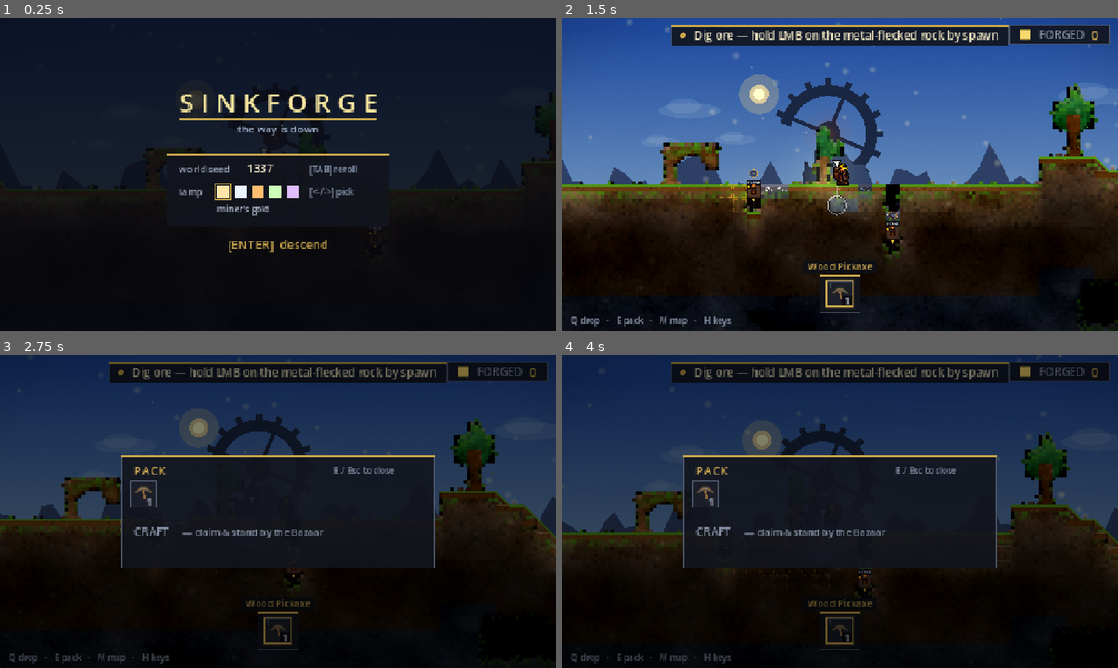
Above: before the commit, frames 1-4 (two rows, left to right).
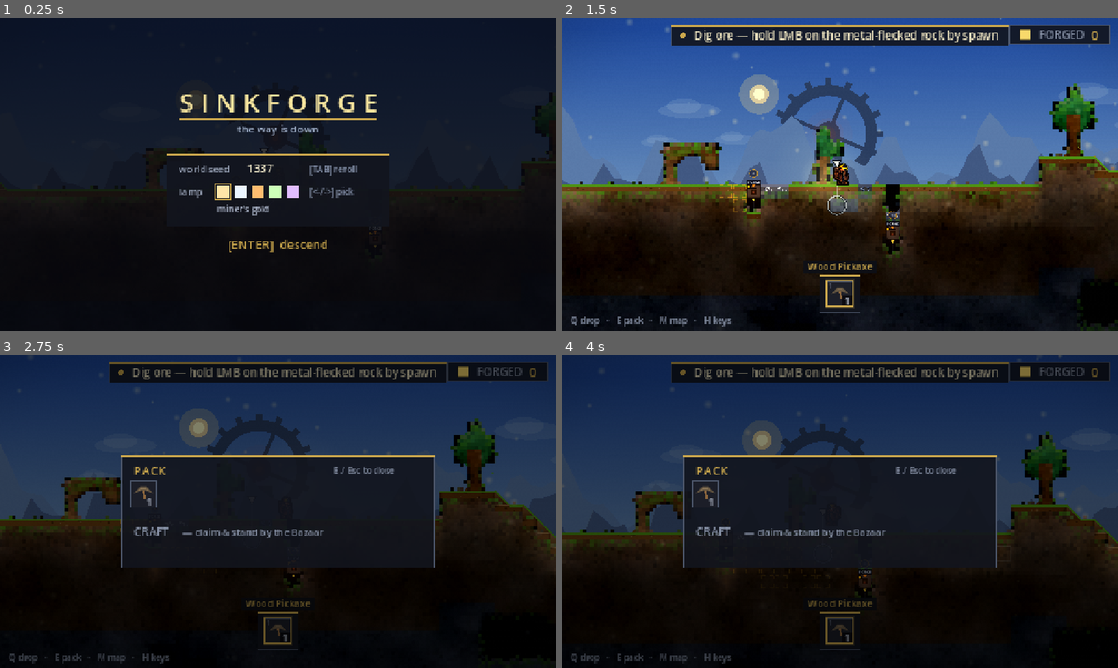
Above: after the commit, the same moments.

Repository: teohondascully/sinkforge
Game: Godot game, scene res://scenes/main.tscn
The game is run twice, just before and just after one commit, with the same random seed, the same clock (stepped at 60 frames per second) and the same inputs.
Inputs (mouse positions are in pixels of both pictures, inside the frame that each line leads up to):
- Up to frame 1 (0.25 s): no input
- Up to frame 2 (1.5 s): tap Enter at 0.5 s; move the mouse to (962, 158) at 0.52 s; hold D (sf_right) 0.53-1.25 s; right-click (962, 158) at 0.6 s; click (962, 158) at 0.67 s; tap Space (sf_jump) at 0.77, 1.07 s; drag from (728, 190) to (812, 237) at 1.27 s
- Up to frame 3 (2.75 s): move the mouse to (333, 442) at 2.02 s; hold D (sf_right) from 2.03 s (still down); tap E (sf_craft) at 2.1 s
- Up to frame 4 (4 s): release D (sf_right) at 2.75 s; drag from (812, 574) to (673, 464) at 2.77 s; tap Space (sf_jump) at 3.5, 3.77 s; move the mouse to (1006, 558) at 3.52 s; hold A (sf_left) from 3.53 s (still down); tap Mouse wheel up (sf_cycle_prev) at 3.6 s

The runs differ from the first frame. In frame 2, 4.6% of the frame differs, in the area x 0-100%, y 19-54%; in frame 3, 0.6%; in frame 4, 0.7%.

Commit message:
viz(sky): put real air between the ranges (A2)
With two ridgelines the backdrop still collapsed into cardboard on sky.
The far range was much darker than the sky behind it, which is the
opposite of what distance does to a thing, so the contrast read it as
NEAR and the scene had no middle at all — the flattest part of a picture
the developer described as flat.

A third, farthest range now sits almost in the sky's own value, and the
aerial-perspective lerp is both stronger and much steeper across the set.
Steepness is the point: an even haze over all three would only make one
flat plane paler, where a gradient across them IS the depth. The nearest
range keeps its near-black silhouette and, with real air in front of it,
finally reads as the thing closest to you rather than as more of the
same.

The Sinkforge crown moved with them. It sits at a parallax factor between
the far and mid ranges, so once those gained perspective its old
near-unhazed black stopped reading as distance and started reading as a
sticker on the sky. It takes less haze than an equidistant hill would —
it is the landmark and should stay the most present thing on the horizon
— but it now stands in the same air as everything around it.

Harness 26/26.

Diff:
--- a/scenes/sky_painter.gd
+++ b/scenes/sky_painter.gd
@@ -100,7 +100,13 @@
 			x += 24.0
 		pts.append(Vector2(view.end.x + 24.0, floor_y))
 		pts.append(Vector2(view.position.x, floor_y))
-		ci.draw_colored_polygon(pts, (ridge["color"] as Color).lerp(hor_c, dl * (0.42 - f * 0.5)))
+		# AERIAL PERSPECTIVE (#A2). The old falloff topped out near a third of the way to the sky, which
+		# is far too little air for a range on the horizon — every ridge stayed a hard dark cut-out and
+		# the backdrop had no depth to read. The curve is now both stronger and much steeper in the
+		# parallax factor, so the farthest range nearly dissolves into the sky while the nearest stays a
+		# silhouette. Steepness is the point: an even haze across all three would only make one flat
+		# plane paler, where a gradient across them is the depth itself.
+		ci.draw_colored_polygon(pts, (ridge["color"] as Color).lerp(hor_c, dl * maxf(0.88 - f * 1.5, 0.0)))
 
 
 ## A soft filled ellipse (flat alpha — no scalloped edge, no overlap hotspot) — one lobe of a cloud lozenge.
@@ -125,8 +131,12 @@
 	var base_y: float = horizon + 30.0 + cam.y * (1.0 - f) * 0.30  # base seam just under the horizon
 	if cx < view.position.x - 360.0 * s or cx > view.end.x + 360.0 * s:
 		return
-	# Silhouette: darker + more present than the ridges (a solid mass), lightly hazed by daylight.
-	var sil: Color = Color(0.050, 0.058, 0.098).lerp(hor_c, dl * 0.28)
+	# Silhouette: darker + more present than the ridges (a solid mass), hazed by daylight. It sits at a
+	# parallax factor between the far and mid ranges, so once those gained real aerial perspective (#A2)
+	# its old near-unhazed black stopped reading as distance and started reading as a sticker pasted on
+	# the sky. It takes less haze than an equidistant hill would — it is the landmark, and it should stay
+	# the most present thing on the horizon — but it now stands in the same air as everything around it.
+	var sil: Color = Color(0.050, 0.058, 0.098).lerp(hor_c, dl * 0.44)
 	var pyl_top: float = base_y - 250.0 * s
 	# CHAINS: titanic catenaries hanging from the pylon shoulders (upper spans read above the hills).
 	for k: int in 2:
--- a/scenes/world_renderer.gd
+++ b/scenes/world_renderer.gd
@@ -24,9 +24,18 @@
 ## PARALLAX ridgeline layers: factor = how world-locked (1 = terrain speed, 0 = pinned
 ## to the camera — smaller reads further away), drop = px below the horizon band the ridge crests sit,
 ## amp = crest height. Far hills are lighter (atmospheric haze), near hills darker.
+##
+## THREE PLANES, NOT TWO (#A2). With two ranges the backdrop still collapsed into "cardboard on sky":
+## the far range was much darker than the sky behind it, which is the opposite of what distance does,
+## so high contrast read it as NEAR and the scene had no middle. A third, farthest range now sits
+## almost in the sky's own value, and SkyPainter's aerial-perspective lerp falls off far more steeply
+## across the set (see its ridge loop), so the three ranges land at clearly different distances instead
+## of three shades of the same one. The nearest range keeps its near-black silhouette — with real haze
+## in front of it, it finally reads as the thing closest to you rather than as more of the same.
 const RIDGES: Array[Dictionary] = [
-	{"factor": 0.22, "drop": 150.0, "amp": 150.0, "freq": 0.006, "color": Color(0.145, 0.165, 0.225)},
-	{"factor": 0.42, "drop": 55.0, "amp": 110.0, "freq": 0.010, "color": Color(0.062, 0.072, 0.112)},
+	{"factor": 0.12, "drop": 205.0, "amp": 185.0, "freq": 0.004, "color": Color(0.235, 0.290, 0.400)},
+	{"factor": 0.24, "drop": 150.0, "amp": 150.0, "freq": 0.006, "color": Color(0.145, 0.165, 0.225)},
+	{"factor": 0.44, "drop": 55.0, "amp": 110.0, "freq": 0.010, "color": Color(0.062, 0.072, 0.112)},
 ]
 ## THE SINKFORGE — the endgame LANDMARK (greenlit 2026-08-07). A colossal DORMANT ancient machine whose
 ## CROWN breaches the surface: a broken cog-ring on a dead industrial pylon, buttressed by leaning
